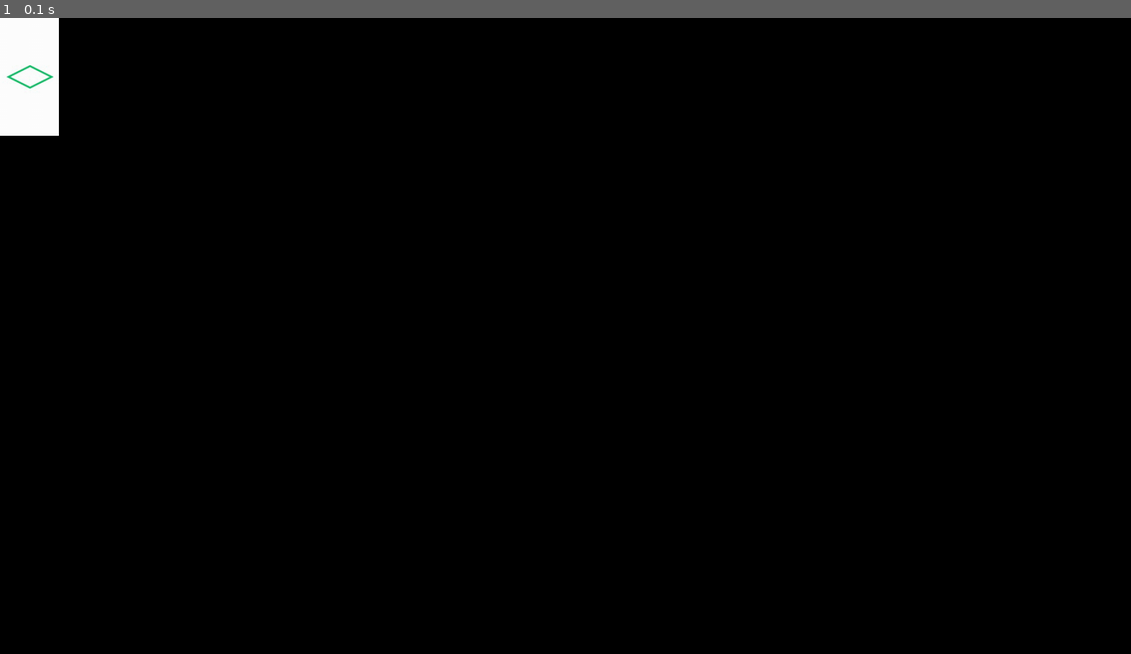
Above: before the commit, frame 1.
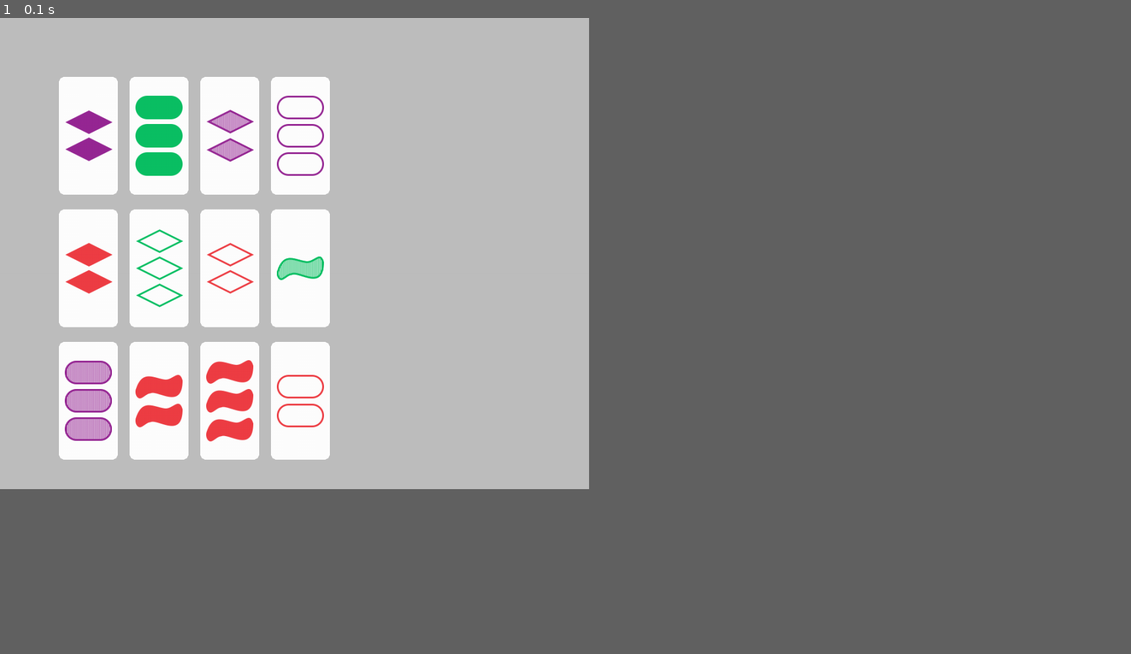
Above: after the commit, the same moment.

Repository: MifiLoiz/Sett
Game: pygame game, started from set_game_v1.py
Same seed, same stepped clock (60 frames per second), same inputs: the game is played once before the commit and once after it.
Inputs:
- Up to frame 1 (0.1 s): no input
The window is 1728x972 before the commit and 900x720 after it. Grey fills any space a smaller window leaves; there, only what the larger window draws over its background counts as a difference.

The runs differ from the first frame. In frame 1, 39% of the frame differs, in the area x 0-53%, y 0-75%.

Commit message:
Made some advances on showing 12 cards in the game file (set_game_v1.py), and started on working on replacing 3 cards

Diff:
--- a/gen_card.py
+++ b/gen_card.py
@@ -11,6 +11,7 @@
     De eerste deck kan gwn random zijn, maar de de volgende kaarten mogen niet nog een keer opgelegd worden.
     Het spel zou in theorie moeten kunnen eindigen als alle kaarten op zijn gedeeld (en er geen zetten meer mogelijk zijn)
     Buttons: pauze, hint, shuffle
+    Display: is a set possible?
 
 """
 
--- a/gen_first_deck.py
+++ b/gen_first_deck.py
@@ -8,36 +8,35 @@
 
 """
 Overview of important functions and variables:
-    gen_first_deck()    - generates 12 random cards, whose names correspond to the filenames in kaarten
+    gen_named_deck()    - given any amount of cards, match the card correspond to in the filenames in kaarten
     num_cards_table     - keeps track of the number of cards that are present on the table
     display_12_cards()  - given a 12 cards (names correspond to kaarten), display these on the table
+
 """
 
-# Start game
-pygame.init()
-
-# Clock
-clock = pygame.time.Clock()     # of: pygame.time.get_ticks()
-
-# Set screen
+# Parameters
 gameDisplay = pygame.display.set_mode((display_width, display_height))
-
-pygame.display.set_caption("Set")
-gameDisplay.fill(background_col)
 
 # Draw random deck
 random_deck_cards = random.sample(SetAlgorithms.generate_all_cards(), k=12)
 
 ## function that turns any amount of cards into names as in kaarten
-def gen_first_deck(a_deck):
+def gen_named_cards(a_deck):
     random_deck_names = []
-    for i in range(0, 12):
+    for i in range(0, len(a_deck)):
         random_deck_names.append(list_pic_gen(a_deck[i]))
     return random_deck_names
 
+random_deck_named = gen_named_cards(random_deck_cards)
 
-random_deck_named = gen_first_deck(random_deck_cards)
+print("random cards: ", random_deck_cards)
+print("random named cards: ", random_deck_named)
 
+# Remove 3 cards and replace them
+def replace_3_cards():
+    pass
+
+# Function that displays 12 given cards
 def display_12_cards(deck_cards):
     for i in range(0, len(deck_cards)):
         card = pygame.image.load(f'kaarten/{deck_cards[i]}.gif').convert()
@@ -51,18 +50,3 @@
         elif 8 <= i <= 11:
             gameDisplay.blit(card, (-860 + i * 120, 550))
             num_cards_table += 1
-
-display_12_cards(random_deck_named)
-
-
-# Display what is drawn
-pygame.display.flip()
-
-# Exit
-exit = False
-
-while not exit:
-    for event in pygame.event.get():
-        if event.type == pygame.QUIT:
-            exit = True
-    pygame.display.update()
--- a/set_game_v1.py
+++ b/set_game_v1.py
@@ -2,7 +2,10 @@
 import sys
 import time
 from constants import *
+from Card_class_main_algorithm import *
+from gen_first_deck import *
 
+# Initialize game and set parameters
 pygame.init()
 
 clock = pygame.time.Clock()     # of: pygame.time.get_ticks()
@@ -12,12 +15,22 @@
 pygame.display.set_caption("Set")
 gameDisplay.fill(background_col)
 
+# The game
+a_first_deck = random.sample(SetAlgorithms.generate_all_cards(), k=12)
+a_first_named_deck = gen_named_cards(a_first_deck)
+display_12_cards(random_deck_named)
 
-plaatje = pygame.image.load('kaarten/' + "greendiamondempty1" + '.gif').convert()
-scrn = pygame.display.set_mode((0,0))
-scrn.blit(plaatje, (0,0))
+possible_sets = SetAlgorithms.find_all_set(a_first_deck)
+if not len(possible_sets) > 0:
+    print("no sets possible!")
+    replace_3_cards()
+
+#print("fin all sets", SetAlgorithms.find_all_set(a_first_deck))
+
+# Display drawings
 pygame.display.flip()
 
+# Exit the game
 exit = False
 
 while not exit:
--- a/test_code.py
+++ b/test_code.py
@@ -22,3 +22,9 @@
 
 lijst = [14,18,156,13]
 print(random.choices(lijst, k=2))
+
+
+
+#plaatje = pygame.image.load('kaarten/' + "greendiamondempty1" + '.gif').convert()
+#scrn = pygame.display.set_mode((0,0))
+#scrn.blit(plaatje, (0,0))
